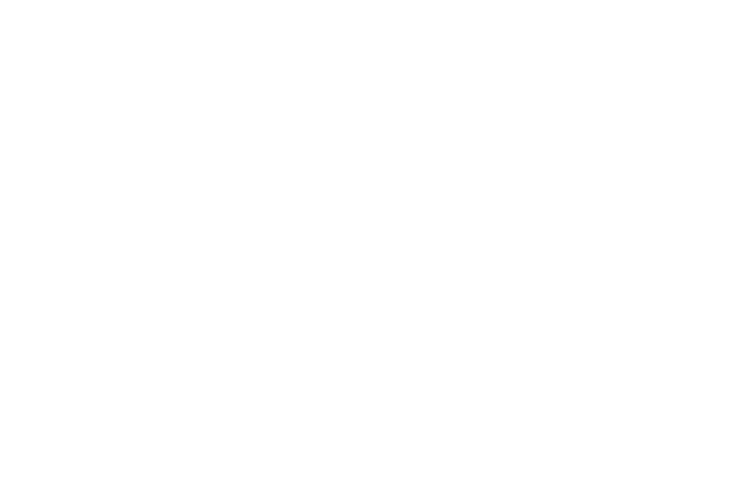
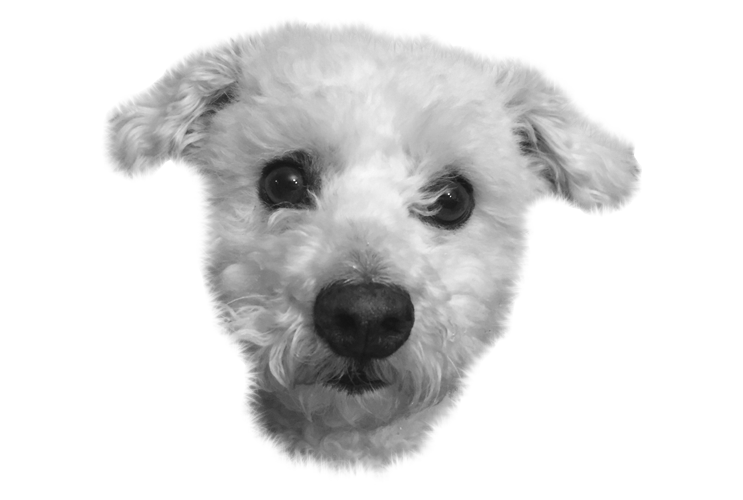
Layers edited between the first and the second 743×500 image:
added layer "Layer 14" above "Layer 13" over [101, 17, 642, 480]
